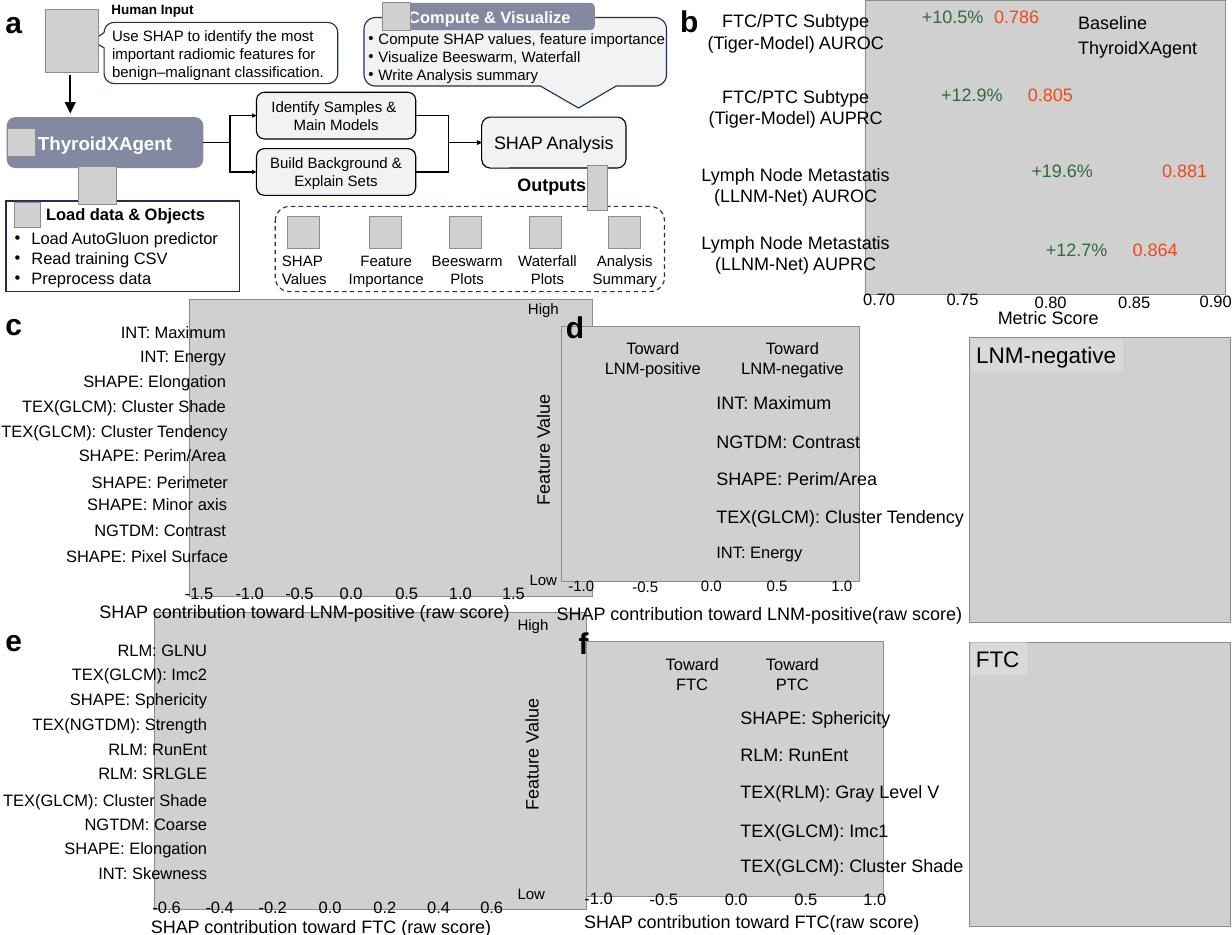
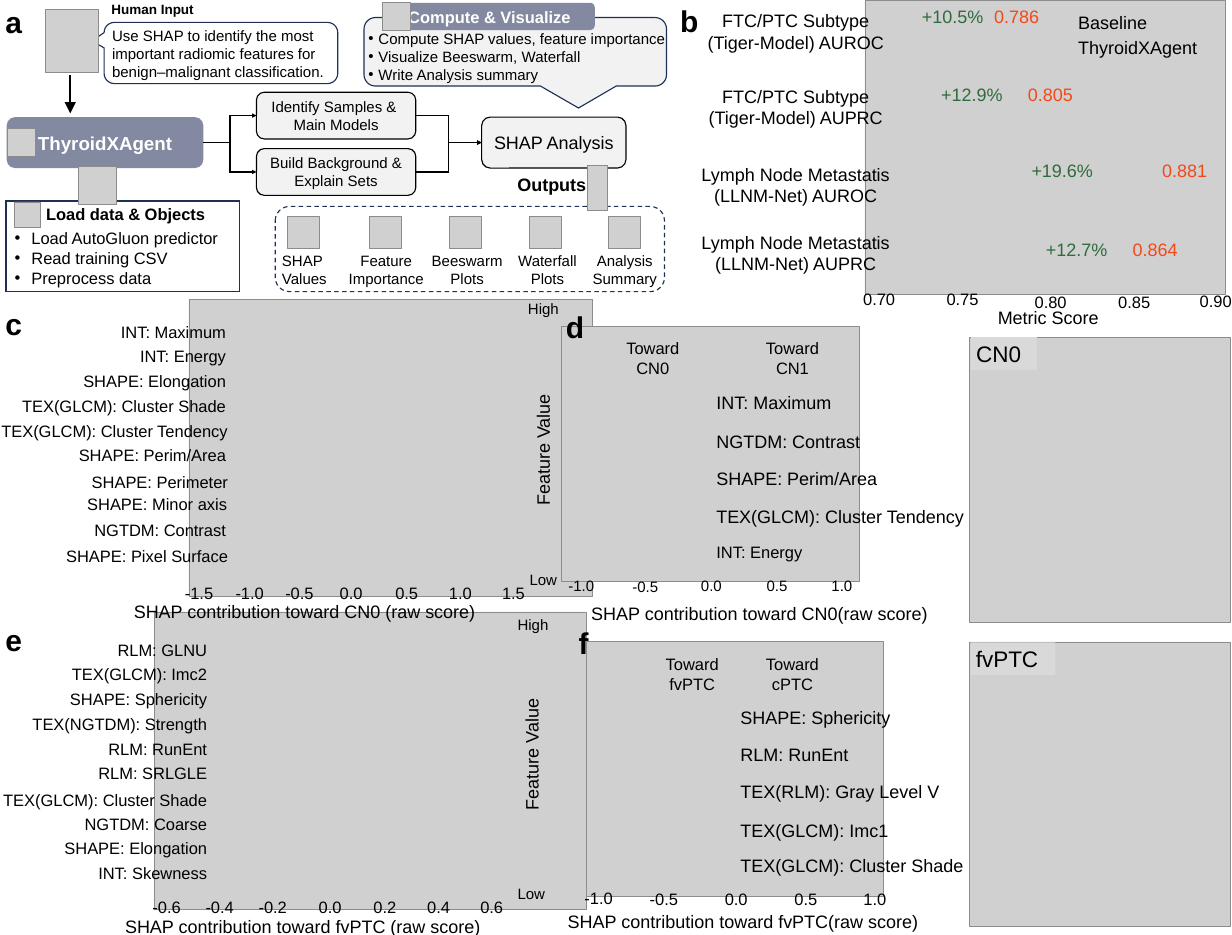
Before and after one commit to ordinary7Zz/my_plot_images, a slide deck: slide 1 of pptx/Malignant_Image_tasks.pptx. Drawn at 1232x935 pixels with LibreOffice and Linux fonts; fonts in the diff are those of the drawing; grey boxes stand for pictures. Boxes give left, top, right and bottom in pixels: in the first picture for what was removed or moved away, otherwise in the second. Text is boxed around its words. In the diff, an @@ line names an element or a change of style, - is before the commit and + after.

```diff
--- a/pptx/Malignant_Image_tasks.pptx
+++ b/pptx/Malignant_Image_tasks.pptx
@@ rectangle "CN0" resized from (x1=971, y1=338, x2=1124, y2=371) to (x1=971, y1=337, x2=1037, y2=370) @@
@@ text in rectangle at (x1=976, y1=346, x2=1021, y2=363): text changed @@
-LNM-negative
+CN0
@@ text at (x1=636, y1=362, x2=669, y2=374): text changed @@
-LNM-positive
+CN0
@@ text at (x1=776, y1=362, x2=809, y2=374): text changed @@
-LNM-negative
+CN1
@@ text at (x1=134, y1=604, x2=475, y2=622): text changed @@
-SHAP contribution toward LNM-positive (raw score)
+SHAP contribution toward CN0 (raw score)
@@ text at (x1=591, y1=607, x2=928, y2=624): text changed @@
-SHAP contribution toward LNM-positive(raw score)
+SHAP contribution toward CN0(raw score)
@@ rectangle "fvPTC" resized from (x1=971, y1=642, x2=1028, y2=675) to (x1=971, y1=642, x2=1056, y2=675) @@
@@ text in rectangle at (x1=976, y1=650, x2=1038, y2=668): text changed @@
-FTC
+fvPTC
@@ text at (x1=669, y1=678, x2=715, y2=690): text changed @@
-FTC
+fvPTC
@@ text at (x1=772, y1=678, x2=813, y2=690): text changed @@
-PTC
+cPTC
@@ text at (x1=125, y1=920, x2=480, y2=935): text changed @@
-SHAP contribution toward FTC (raw score)
+SHAP contribution toward fvPTC (raw score)
@@ text at (x1=568, y1=915, x2=918, y2=932): text changed @@
-SHAP contribution toward FTC(raw score)
+SHAP contribution toward fvPTC(raw score)
```
Also in this commit, not shown: 1 other slide changed, 12 other files.
